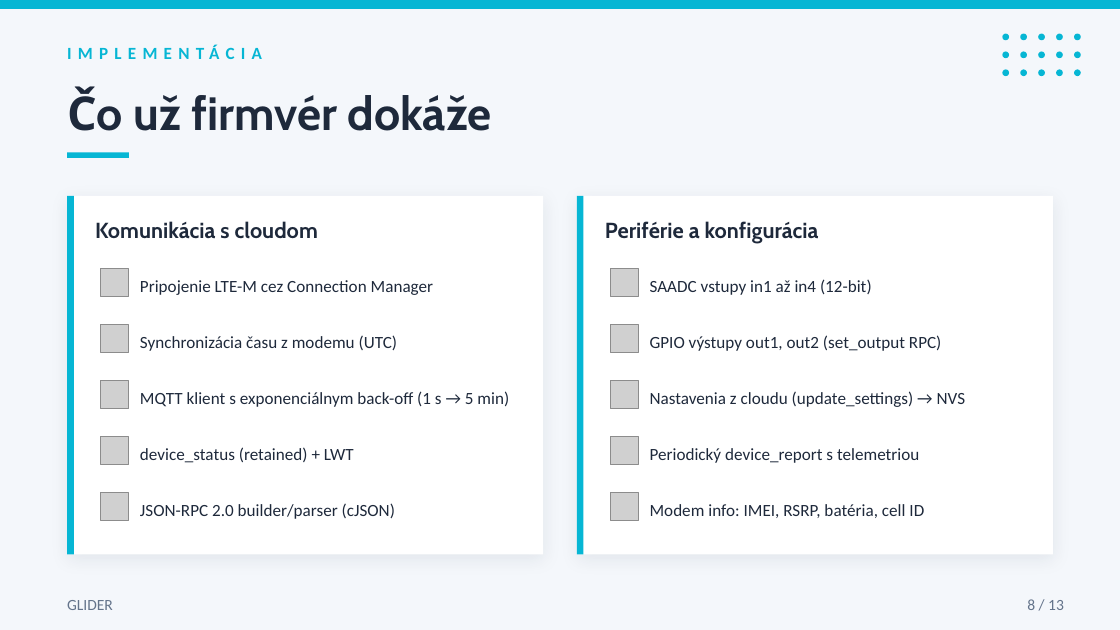
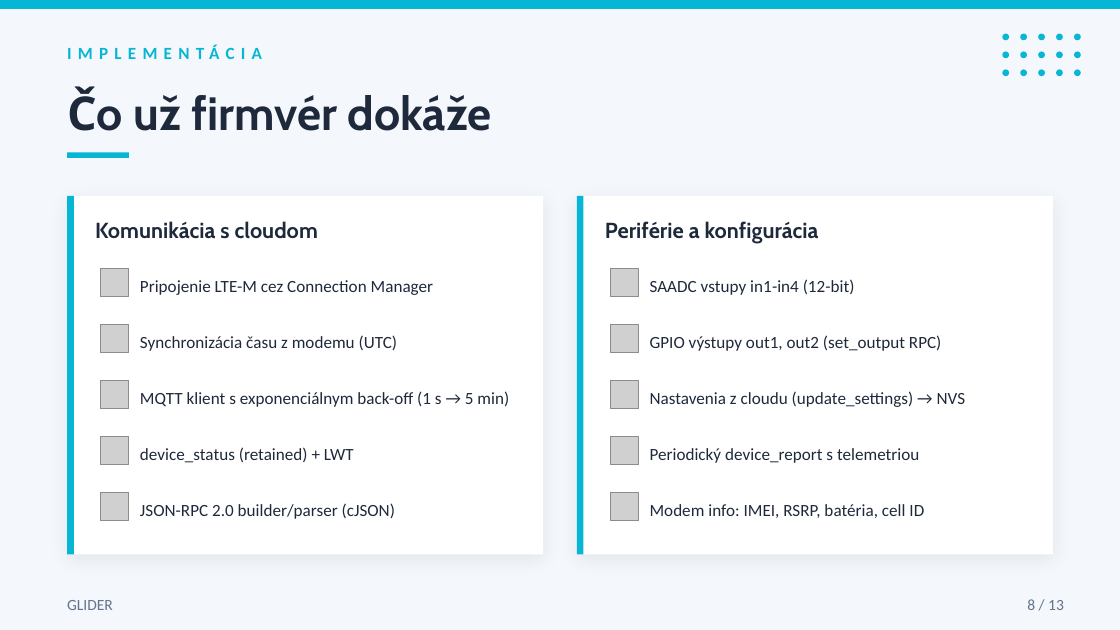
Before and after one commit to Gubledon/praca-stranka, a slide deck: slide 8 of glider_thesis.pptx. Drawn at 1120x630 pixels with LibreOffice and Linux fonts; fonts in the diff are those of the drawing; grey boxes stand for pictures. Boxes give left, top, right and bottom in pixels: in the first picture for what was removed or moved away, otherwise in the second. Text is boxed around its words. In the diff, an @@ line names an element or a change of style, - is before the commit and + after.

```diff
--- a/glider_thesis.pptx
+++ b/glider_thesis.pptx
@@ text at (650, 279, 855, 295): text changed @@
-SAADC vstupy in1 až in4 (12-bit)
+SAADC vstupy in1-in4 (12-bit)
```
Also in this commit, not shown: 8 other slides changed.
